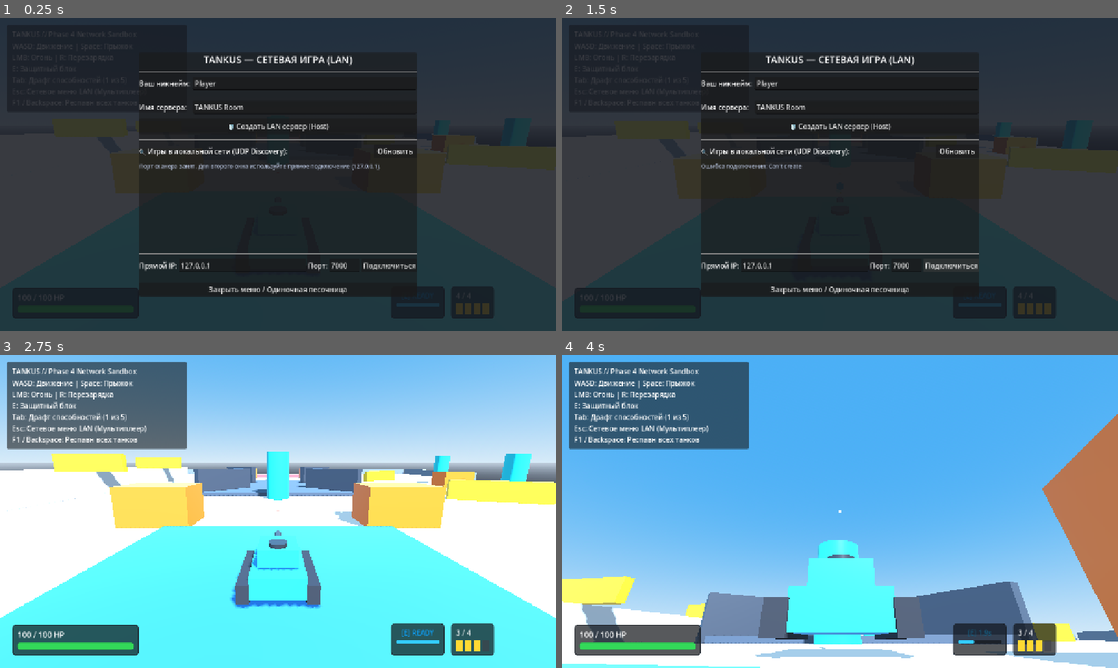
Above: before the commit, frames 1-4 (two rows, left to right).
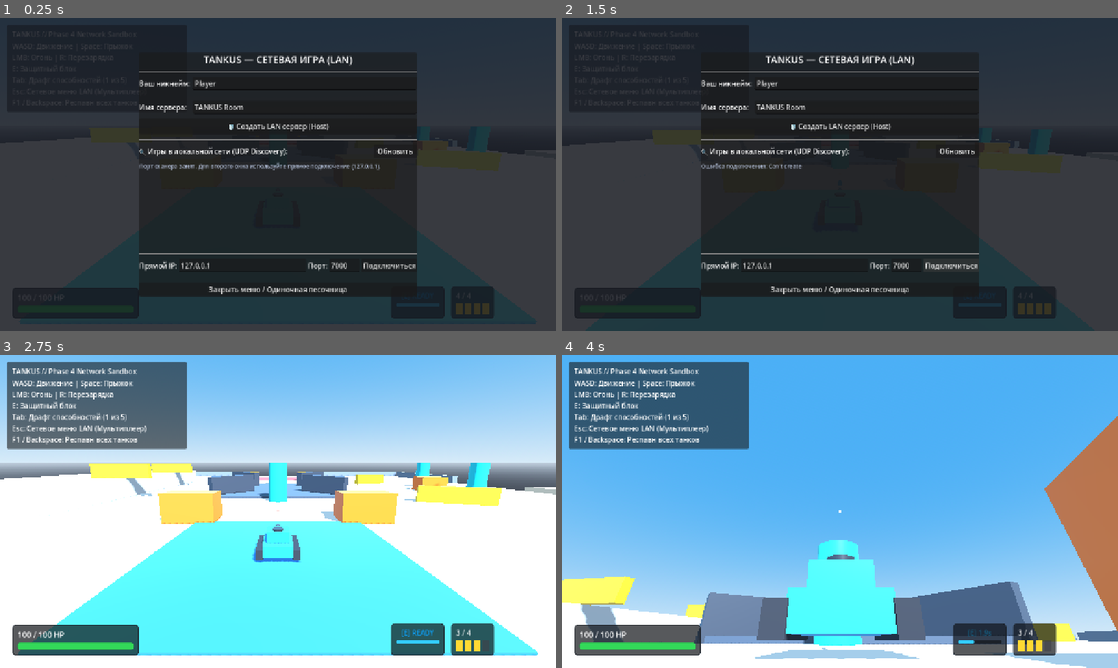
Above: after the commit, the same moments.

Repository: OnyrDev/tankus-shemen-vibe
Game: Godot game, scene res://maps/test_sandbox.tscn
Same seed, same stepped clock (60 frames per second), same inputs: the game is played once before the commit and once after it.
Inputs (mouse positions are in pixels of both pictures, inside the frame that each line leads up to):
- Up to frame 1 (0.25 s): no input
- Up to frame 2 (1.5 s): click "Обновить" at 0.5 s; click "Подключиться" at 1.25 s
- Up to frame 3 (2.75 s): click "Закрыть меню / Одиночная песо…" at 2 s
- Up to frame 4 (4 s): tap Enter at 2.75 s; move the mouse to (867, 511) at 2.77 s; hold W (move_forward) from 2.78 s (still down); tap E (block) at 2.85, 3.6 s; tap Space (jump) at 3.02, 3.77 s; move the mouse to (812, 511) at 3.52 s

The runs differ from the first frame. In frame 1, 5.0% of the frame differs, in the area x 0-100%, y 32-100%; in frame 2, 2.9%; in frame 3, 23%, in the area x 0-100%, y 30-100%; in frame 4, 1.7%.

Commit message:
fix(network): replicate tank scale and hitbox across peers, sync draft cards, tune camera distance

Diff:
--- a/core/tps_camera.tscn
+++ b/core/tps_camera.tscn
@@ -1,20 +1,19 @@
-[gd_scene format=3]
+[gd_scene format=3 uid="uid://cifbab3huws3n"]
 
-[ext_resource type="Script" path="res://core/tps_camera.gd" id="1_tps_cam"]
+[ext_resource type="Script" uid="uid://bpfswndw1te6t" path="res://core/tps_camera.gd" id="1_tps_cam"]
 
 [sub_resource type="SphereShape3D" id="SphereShape3D_cam"]
 radius = 0.15
 
-[node name="TPSCamera" type="Node3D"]
+[node name="TPSCamera" type="Node3D" unique_id=2125402802]
 script = ExtResource("1_tps_cam")
 
-[node name="SpringArm3D" type="SpringArm3D" parent="."]
+[node name="SpringArm3D" type="SpringArm3D" parent="." unique_id=429809096]
 transform = Transform3D(1, 0, 0, 0, 0.978148, 0.207912, 0, -0.207912, 0.978148, 0, 0, 0)
-collision_mask = 1
 shape = SubResource("SphereShape3D_cam")
-spring_length = 5.0
+spring_length = 9.0
 margin = 0.15
 
-[node name="Camera3D" type="Camera3D" parent="SpringArm3D"]
+[node name="Camera3D" type="Camera3D" parent="SpringArm3D" unique_id=1898630936]
 current = true
 fov = 68.0
--- a/tank/tank.gd
+++ b/tank/tank.gd
@@ -108,6 +108,8 @@
 		net_sync.synced_is_active = true
 		if health:
 			net_sync.synced_health = health.max_health
+		if stats:
+			net_sync.synced_tank_scale = stats.tank_scale
 
 	if visuals:
 		visuals.visible = true
--- a/tank/tank_network_sync.gd
+++ b/tank/tank_network_sync.gd
@@ -32,6 +32,13 @@
 		synced_is_active = val
 		if not _is_server() and is_node_ready():
 			_client_sync_gameplay_state()
+
+var synced_tank_scale: float = 1.0:
+	set(val):
+		synced_tank_scale = val
+		if not _is_server() and is_node_ready():
+			_apply_synced_scale()
+
 
 var _tank: Tank = null
 var _synchronizer: MultiplayerSynchronizer = null
@@ -89,6 +96,8 @@
 	_add_replicated_property(config, NodePath(".:synced_is_blocking"), true)
 	_add_replicated_property(config, NodePath(".:synced_team_color"), true)
 	_add_replicated_property(config, NodePath(".:synced_is_active"), true)
+	_add_replicated_property(config, NodePath(".:synced_tank_scale"), true)
+
 
 	_synchronizer.replication_config = config
 	_synchronizer.set_multiplayer_authority(1) # Сервер всегда является источником репликации
@@ -285,6 +294,26 @@
 
 	if _tank and _tank.build:
 		_tank.build.add_card(card_def)
+		if _tank.stats:
+			synced_tank_scale = _tank.stats.tank_scale
+
+	# Рассылаем всем клиентам добавление карты для этого танка
+	if multiplayer.has_multiplayer_peer():
+		s2c_card_added.rpc(card_id)
+
+
+@rpc("authority", "reliable")
+func s2c_card_added(card_id: String) -> void:
+	if _is_server() or not _tank or not _tank.build:
+		return
+
+	# Локальный владелец уже добавил карту в локальном интерфейсе драфта, не дублируем
+	if _is_local_owner:
+		return
+
+	var card_def := CardDatabase.get_card(card_id)
+	if card_def:
+		_tank.build.add_card(card_def)
 
 func _update_synced_properties_from_tank() -> void:
 	synced_position = _tank.global_position
@@ -292,6 +321,10 @@
 	synced_team_color = _tank.team_color
 	synced_is_active = _tank.is_active
 
+	if _tank.stats:
+		synced_tank_scale = _tank.stats.tank_scale
+
+
 	if _tank.turret:
 		synced_turret_yaw = _tank.turret.global_rotation.y
 		if _tank.turret.barrel_mount:
@@ -335,6 +368,8 @@
 
 	_apply_synced_weapon_state()
 	_apply_synced_visual_state()
+	_apply_synced_scale()
+
 
 func _apply_synced_health_change() -> void:
 	if not _tank or not _tank.health:
@@ -397,6 +432,7 @@
 		_tank.block.reset()
 
 	_tank._apply_team_color()
+	_apply_synced_scale()
 
 func _apply_synced_weapon_state() -> void:
 	if not _tank or not _tank.weapon:
@@ -420,3 +456,14 @@
 
 	if _tank.team_color != synced_team_color:
 		_tank.set_team_color(synced_team_color)
+
+func _apply_synced_scale() -> void:
+	if not _tank:
+		return
+
+	if _tank.visuals and not is_equal_approx(_tank.visuals.scale.x, synced_tank_scale):
+		_tank.visuals.scale = Vector3.ONE * synced_tank_scale
+
+	var col_shape := _tank.get_node_or_null("CollisionShape3D") as CollisionShape3D
+	if col_shape and not is_equal_approx(col_shape.scale.x, synced_tank_scale):
+		col_shape.scale = Vector3.ONE * synced_tank_scale
--- a/tank/tank_stats.gd
+++ b/tank/tank_stats.gd
@@ -187,3 +187,7 @@
 
 	if _tank.visuals:
 		_tank.visuals.scale = Vector3.ONE * tank_scale
+
+	var col_shape := _tank.get_node_or_null("CollisionShape3D") as CollisionShape3D
+	if col_shape:
+		col_shape.scale = Vector3.ONE * tank_scale
--- a/tests/test_network.gd
+++ b/tests/test_network.gd
@@ -186,5 +186,33 @@
 	shotgun_tank.queue_free()
 	proj_container.queue_free()
 
+	# 11. Проверка сетевой синхронизации масштаба танка (Big Tank / Tiny Tank)
+	var scale_tank: Tank = tank_scene.instantiate()
+	add_child(scale_tank)
+	scale_tank.setup_network(1, 0, Color.BLUE)
+
+	# Добавляем карту Big Tank (+40% scale)
+	scale_tank.net_sync.c2s_choose_card("big_tank")
+	assert(is_equal_approx(scale_tank.stats.tank_scale, 1.4), "Масштаб танка на сервере должен быть 1.4")
+	assert(is_equal_approx(scale_tank.net_sync.synced_tank_scale, 1.4), "synced_tank_scale должен быть 1.4")
+	assert(is_equal_approx(scale_tank.visuals.scale.x, 1.4), "Визуал танка должен смасштабироваться до 1.4")
+	var col_shape := scale_tank.get_node("CollisionShape3D") as CollisionShape3D
+	assert(col_shape and is_equal_approx(col_shape.scale.x, 1.4), "CollisionShape3D танка должен смасштабироваться до 1.4")
+
+	# Проверяем клиентскую репликацию на удаленном танке
+	var client_scale_tank: Tank = tank_scene.instantiate()
+	add_child(client_scale_tank)
+	client_scale_tank.setup_network(2, 1, Color.RED)
+	# Имитируем получение клиентом реплицированного свойства synced_tank_scale = 1.4
+	client_scale_tank.net_sync.synced_tank_scale = 1.4
+	client_scale_tank.net_sync._apply_synced_scale()
+	assert(is_equal_approx(client_scale_tank.visuals.scale.x, 1.4), "У клиента визуал чужого танка должен стать 1.4")
+	var client_col := client_scale_tank.get_node("CollisionShape3D") as CollisionShape3D
+	assert(client_col and is_equal_approx(client_col.scale.x, 1.4), "У клиента CollisionShape3D чужого танка должен стать 1.4")
+
+	scale_tank.queue_free()
+	client_scale_tank.queue_free()
+	print("[PASS] 11. Сетевая синхронизация масштаба танков и хитбоксов (Big Tank/Tiny Tank) успешно проверена")
+
 	print("\n>>> ВСЕ ПРОВЕРКИ СЕТЕВОГО СЛОЯ ФАЗЫ 4 УСПЕШНО ПРОЙДЕНЫ! <<<\n")
 	get_tree().quit(0)
--- a/ui/card_draft.gd
+++ b/ui/card_draft.gd
@@ -176,10 +176,15 @@
 	if _target_tank and _target_tank.build:
 		_target_tank.build.add_card(chosen_card)
 
-		# Синхронизация билда карт с сервером при игре по сети
+		# Синхронизация билда карт при игре по сети
 		if multiplayer.has_multiplayer_peer() and _target_tank.net_sync:
 			if not multiplayer.is_server():
 				_target_tank.net_sync.c2s_choose_card.rpc_id(1, chosen_card.id)
+			else:
+				if _target_tank.stats:
+					_target_tank.net_sync.synced_tank_scale = _target_tank.stats.tank_scale
+				_target_tank.net_sync.s2c_card_added.rpc(chosen_card.id)
+
 
 	card_selected.emit(chosen_card)
 	close_draft()
Not shown: 1 places in maps/test_sandbox.tscn that only renumber resources
